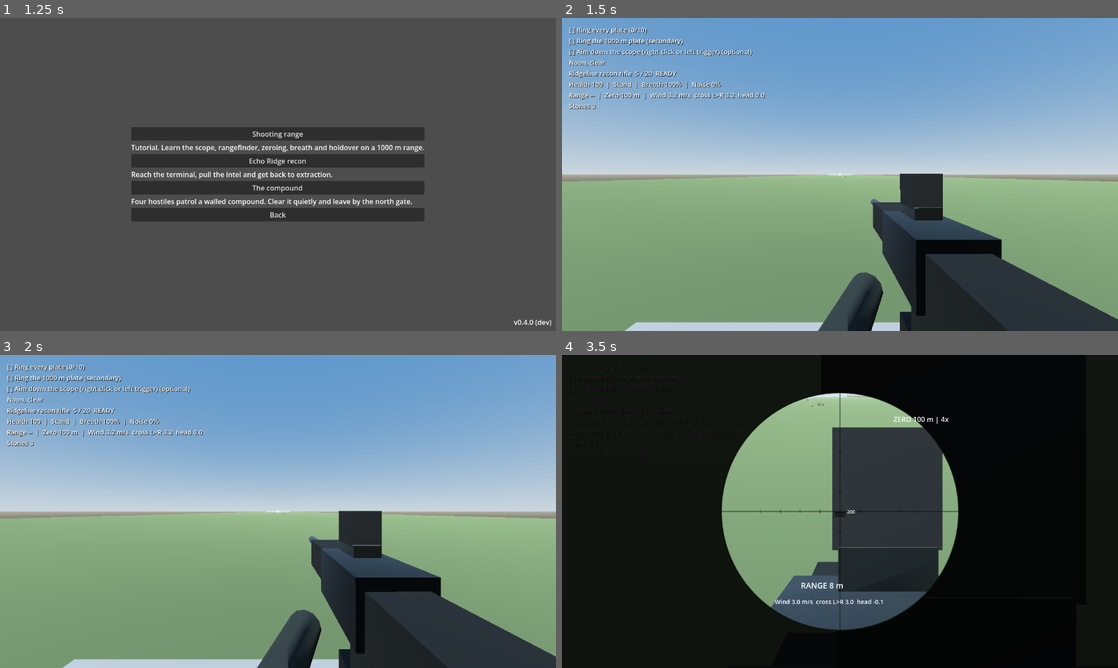
Above: before the commit, frames 1-4 (two rows, left to right).
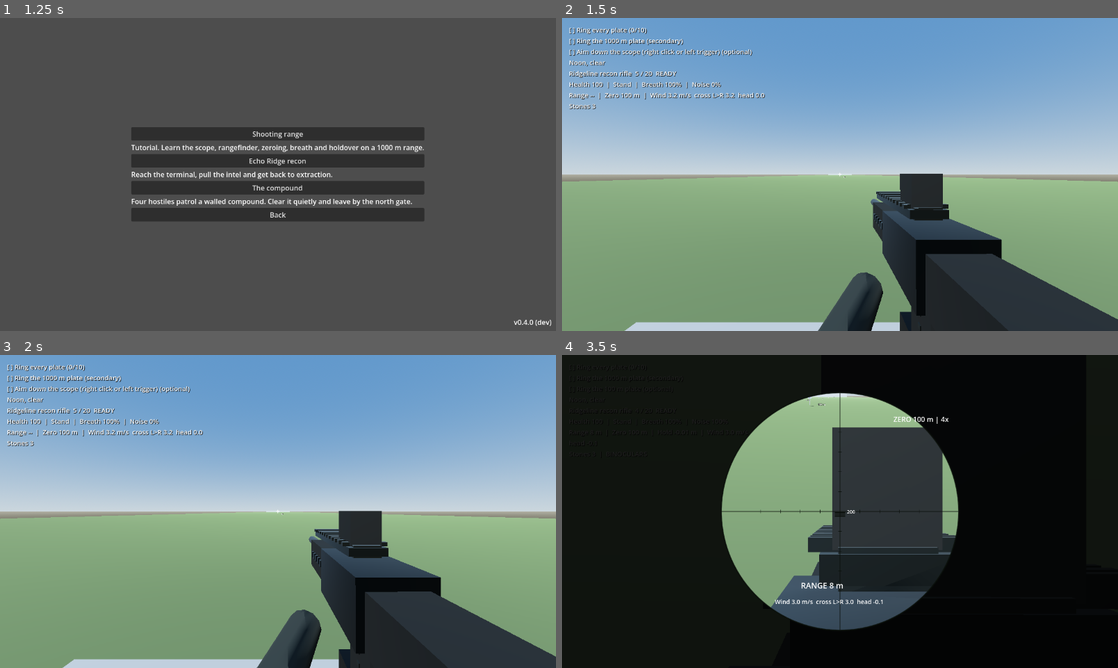
Above: after the commit, the same moments.

Repository: adam656677-oss/sniper
Game: Godot game, scene res://scenes/ui/main_menu.tscn
Two runs of this game, one before a commit and one after it. Both use one fixed random seed, a clock stepped at 60 frames per second and the inputs below.
Inputs (mouse positions are in pixels of both pictures, inside the frame that each line leads up to):
- Up to frame 1 (1.25 s): click "Missions" at 0.5 s
- Up to frame 2 (1.5 s): click "Shooting range" at 1.25 s
- Up to frame 3 (2 s): no input
- Up to frame 4 (3.5 s): tap Enter at 2 s; move the mouse to (867, 511) at 2.02 s; hold Right mouse button (aim) 2.03-2.78 s; hold W (move_forward) from 2.03 s (still down); click (867, 511) at 2.17 s; move the mouse to (812, 511) at 2.77 s; tap B (binoculars) at 2.85 s

Frame 1 is identical in both runs. In frame 2, 0.3% of the frame differs, in the area x 55-70%, y 55-82%; in frame 3, 0.3%; in frame 4, 1.0%, in the area x 44-71%, y 54-74%.

Commit message:
Refine weapon silhouettes with original modeled details

Diff:
--- a/scenes/weapons/viewmodel.gd
+++ b/scenes/weapons/viewmodel.gd
@@ -144,6 +144,39 @@
 		weapon_root.add_child(magazine)
 		_box(magazine, "MagazineBody", Vector3(0.11, 0.20, 0.13), Vector3(0, -0.17, -0.12), metal)
 
+	# Small original details improve silhouette readability without external assets.
+	var detail_mat := _material(Color(0.12, 0.13, 0.12), 0.68, 0.38)
+	var glass_mat := _material(Color(0.035, 0.07, 0.075, 0.9), 0.35, 0.12)
+	if profile.family == "sidearm":
+		# Slide serrations, frame pins, grip texture and an under-barrel accessory rail.
+		for i in range(5):
+			var z := -0.075 - float(i) * 0.035
+			_box(weapon_root, "SlideSerrationL%d" % i, Vector3(0.009, 0.045, 0.012), Vector3(-0.078, 0.065, z), detail_mat)
+			_box(weapon_root, "SlideSerrationR%d" % i, Vector3(0.009, 0.045, 0.012), Vector3(0.078, 0.065, z), detail_mat)
+		_cylinder(weapon_root, "FramePinFront", 0.012, 0.012, Vector3(0.083, -0.015, -0.055), edges)
+		_cylinder(weapon_root, "FramePinRear", 0.012, 0.012, Vector3(0.083, -0.015, 0.045), edges)
+		_box(weapon_root, "AccessoryRail", Vector3(0.07, 0.025, 0.16), Vector3(0, -0.055, -0.27), detail_mat)
+		for i in range(4):
+			_box(weapon_root, "GripRib%d" % i, Vector3(0.124, 0.012, 0.012), Vector3(0, -0.10 - float(i) * 0.035, 0.0), detail_mat)
+		if profile.suppressed:
+			_cylinder(weapon_root, "Suppressor", 0.042, 0.24, Vector3(0, 0.035, -0.55), metal)
+			_box(weapon_root, "SuppressorCollar", Vector3(0.09, 0.09, 0.035), Vector3(0, 0.035, -0.43), edges)
+	else:
+		# Continuous top rail with raised cross slots and a subtle tinted optic lens.
+		_box(weapon_root, "PicatinnyRail", Vector3(0.11, 0.025, 0.50), Vector3(0, 0.105, -0.34), detail_mat)
+		for i in range(12):
+			_box(weapon_root, "RailSlot%d" % i, Vector3(0.13, 0.012, 0.018), Vector3(0, 0.124, -0.12 - float(i) * 0.04), edges)
+		_cylinder(weapon_root, "OpticLens", 0.034, 0.012, Vector3(0, 0.17, -0.225), glass_mat)
+		for i in range(6):
+			var z := -0.30 - float(i) * 0.045
+			_box(weapon_root, "HandguardVentL%d" % i, Vector3(0.012, 0.025, 0.022), Vector3(-0.078, 0.01, z), detail_mat)
+			_box(weapon_root, "HandguardVentR%d" % i, Vector3(0.012, 0.025, 0.022), Vector3(0.078, 0.01, z), detail_mat)
+		for i in range(4):
+			_box(weapon_root, "GripRib%d" % i, Vector3(0.115, 0.012, 0.014), Vector3(0, -0.12 - float(i) * 0.035, -0.02), detail_mat)
+		if profile.suppressed:
+			_cylinder(weapon_root, "Suppressor", 0.043, 0.30, Vector3(0, 0.015, -1.02), metal)
+			_box(weapon_root, "SuppressorCollar", Vector3(0.085, 0.085, 0.04), Vector3(0, 0.015, -0.79), edges)
+
 	muzzle_flash = MeshInstance3D.new()
 	muzzle_flash.name = "MuzzleFlash"
 	var flash_mesh := SphereMesh.new()
@@ -151,7 +184,7 @@
 	flash_mesh.height = 0.11
 	muzzle_flash.mesh = flash_mesh
 	muzzle_flash.material_override = _material(Color(1.0, 0.55, 0.16), 0.0, 0.2)
-	muzzle_flash.position = Vector3(0, 0.035, -0.51 if profile.family == "sidearm" else -1.02)
+	muzzle_flash.position = Vector3(0, 0.035, (-0.69 if profile.suppressed else -0.51) if profile.family == "sidearm" else (-1.20 if profile.suppressed else -1.02))
 	muzzle_flash.visible = false
 	weapon_root.add_child(muzzle_flash)
 	flash_light = OmniLight3D.new()
